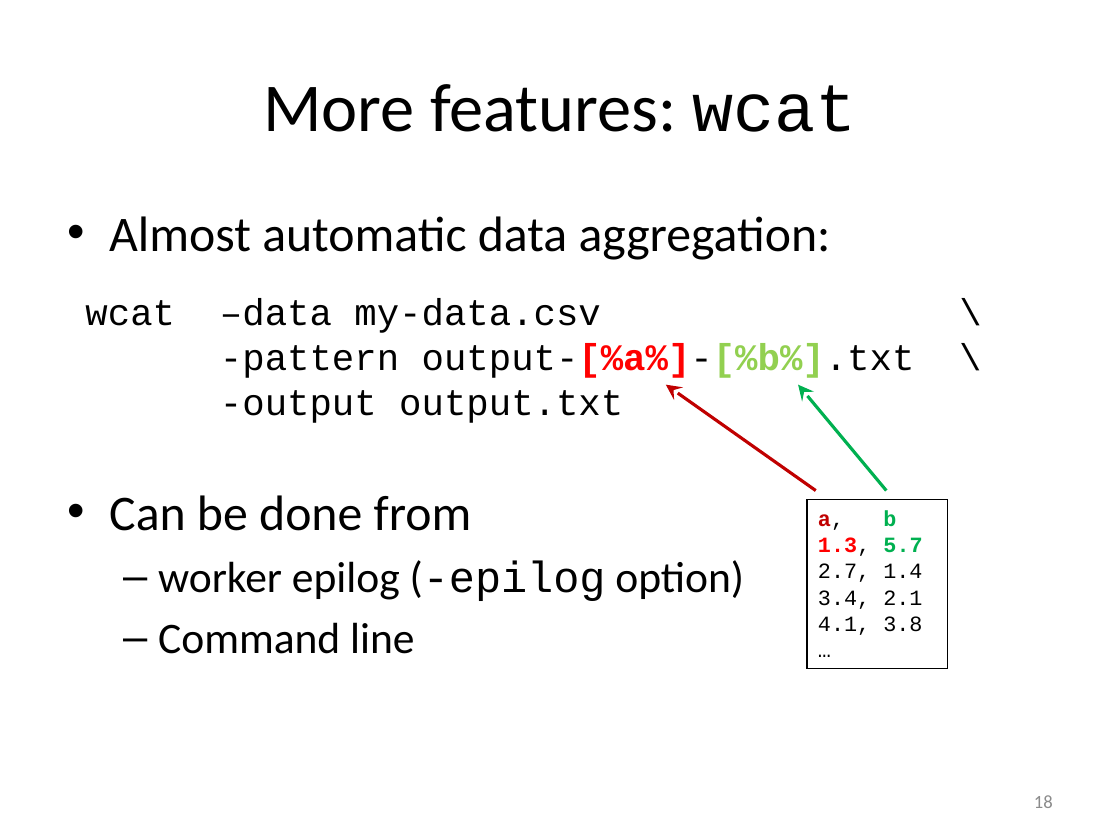
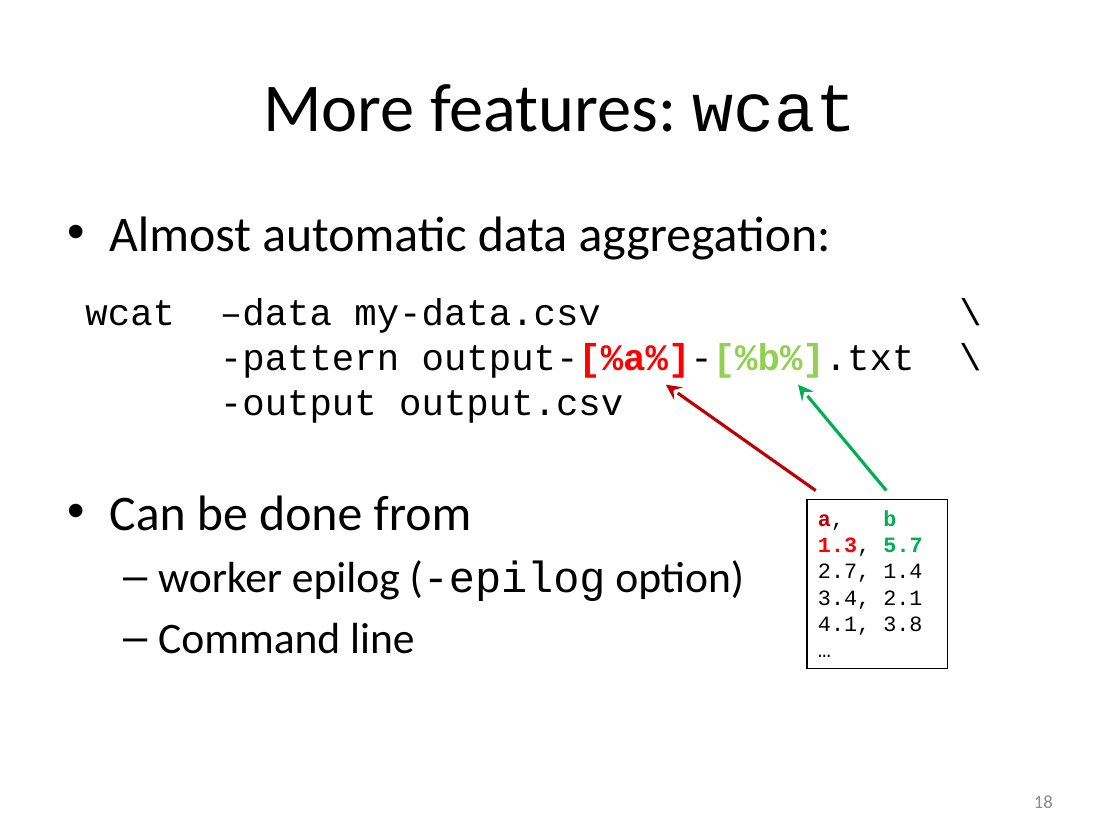
Before and after one commit to gjbex/worker, a slide deck: slide 18 of doc/worker.pptx. Drawn at 1120x840 pixels with LibreOffice and Linux fonts; fonts in the diff are those of the drawing. Boxes give left, top, right and bottom in pixels: in the first picture for what was removed or moved away, otherwise in the second. Text is boxed around its words. In the diff, an @@ line names an element or a change of style, - is before the commit and + after.

```diff
--- a/doc/worker.pptx
+++ b/doc/worker.pptx
@@ text at box(220, 390, 623, 423): text changed @@
--output output.txt
+-output output.csv
```
Also in this commit, not shown: 5 other slides changed, 2 slides added.
